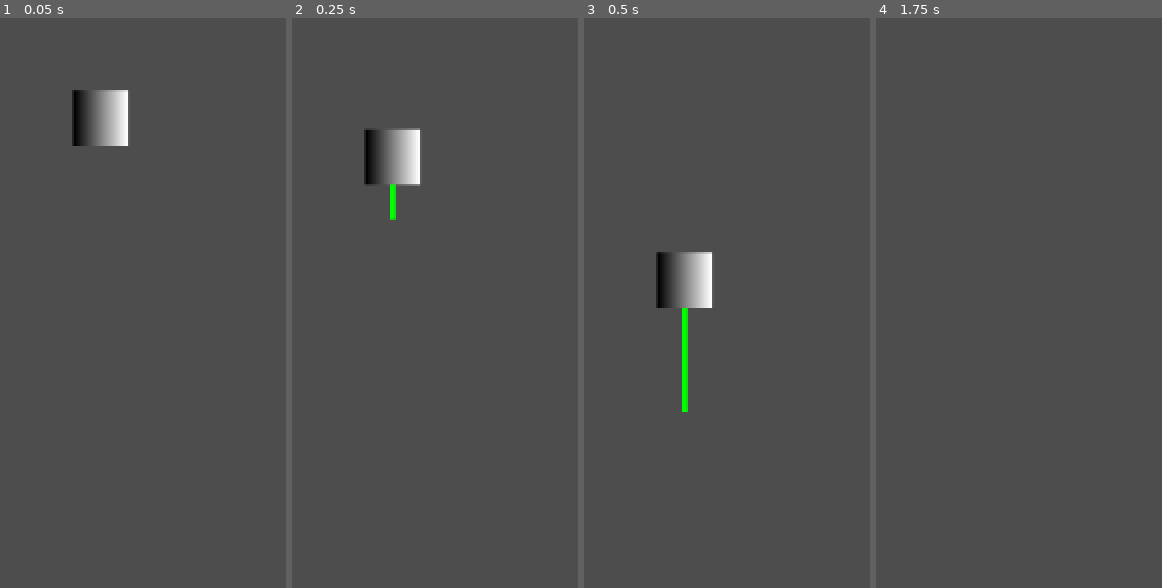
Above: before the commit, frames 1-4 (left to right).
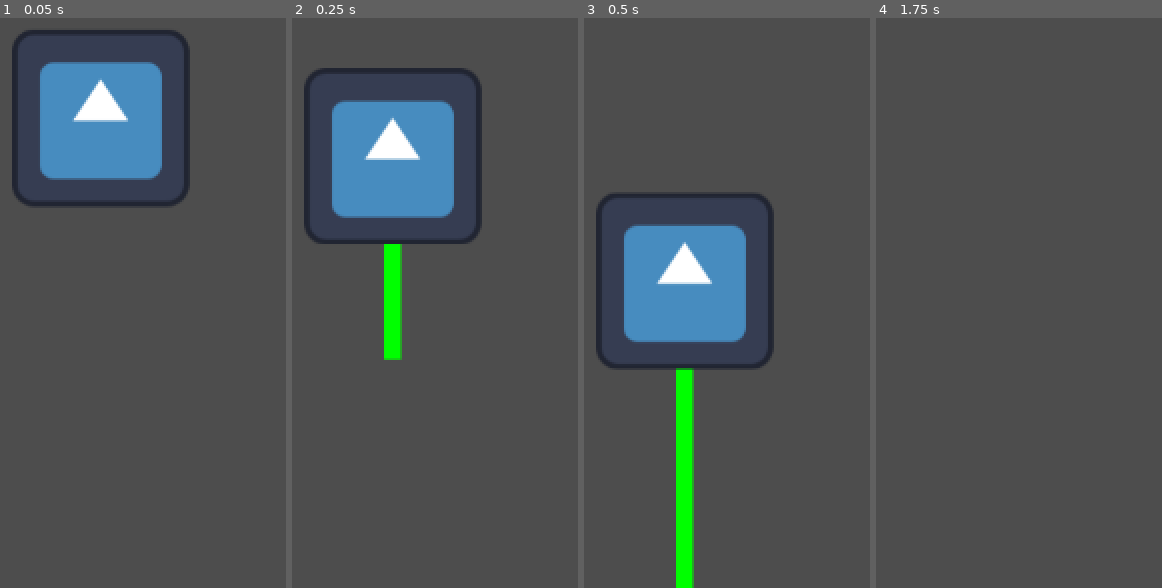
Above: after the commit, the same moments.

Repository: rutra8002/godot-the-jeff
Game: Godot game, scene res://scenes/world.tscn
Two runs of this game, one before a commit and one after it. Both use one fixed random seed, a clock stepped at 60 frames per second and the inputs below. Before the commit the project starts from res://world.tscn. The engine's default icon, where the game draws it, is replaced by a stand-in: a white triangle on a blue panel in a dark square.
Inputs:
- Up to frame 1 (0.05 s): no input
- Up to frame 2 (0.25 s): no input
- Up to frame 3 (0.5 s): no input
- Up to frame 4 (1.75 s): tap Enter (ui_accept) at 0.5, 0.77, 1.25, 1.52 s; hold Right (ui_right) from 0.53 s (still down)

The runs differ from the first frame. In frame 1, 11% of the frame differs, in the area x 4-67%, y 2-33%; in frame 2, 13%; in frame 3, 14%, in the area x 4-67%, y 30-100%; in frame 4, nothing differs.

Commit message:
smol refactor, made player bigger and not gradient, rather made it godot icon

Diff:
--- a/player.tscn
+++ b/gameobjects/player.tscn
@@ -1,21 +1,17 @@
 [gd_scene format=3 uid="uid://bwrln0m16aey5"]
 
-[ext_resource type="Script" uid="uid://xlon0w5yscgr" path="res://player.gd" id="1_4flbx"]
-
-[sub_resource type="Gradient" id="Gradient_4flbx"]
-
-[sub_resource type="GradientTexture2D" id="GradientTexture2D_onrkg"]
-gradient = SubResource("Gradient_4flbx")
-width = 20
-height = 20
+[ext_resource type="Script" uid="uid://xlon0w5yscgr" path="res://scripts/player.gd" id="1_4flbx"]
+[ext_resource type="Texture2D" uid="uid://bkp4xovxixr4j" path="res://icon.svg" id="2_p4fyo"]
 
 [sub_resource type="RectangleShape2D" id="RectangleShape2D_sh265"]
 
 [node name="Player" type="CharacterBody2D" unique_id=426722866]
+scale = Vector2(6.4, 6.4)
 script = ExtResource("1_4flbx")
 
 [node name="Sprite2D" type="Sprite2D" parent="." unique_id=1077644446]
-texture = SubResource("GradientTexture2D_onrkg")
+scale = Vector2(0.156, 0.156)
+texture = ExtResource("2_p4fyo")
 
 [node name="CollisionShape2D" type="CollisionShape2D" parent="." unique_id=1634974791]
 shape = SubResource("RectangleShape2D_sh265")
--- /dev/null
+++ b/scenes/world.tscn
@@ -0,0 +1,8 @@
+[gd_scene format=3 uid="uid://b2ghi742m25q0"]
+
+[ext_resource type="PackedScene" uid="uid://bwrln0m16aey5" path="res://gameobjects/player.tscn" id="1_nnsk1"]
+
+[node name="World" type="Node2D" unique_id=224962715]
+
+[node name="Player" parent="." unique_id=426722866 instance=ExtResource("1_nnsk1")]
+position = Vector2(384, 308)
--- a/player.gd
+++ b/scripts/player.gd
@@ -25,10 +25,7 @@
 	move_and_slide()
 
 func _draw():
-	# Draw a circle at the player's center for debug
-	draw_circle(Vector2.ZERO, 10.0, Color.RED)
-
-	# Example: Draw a line representing your velocity vector
+	# Draw a line representing your velocity vector
 	draw_line(Vector2.ZERO, velocity * 0.1, Color.GREEN, 2.0)
 
 func _process(delta):
--- a/world.tscn
+++ /dev/null
@@ -1,9 +0,0 @@
-[gd_scene format=3 uid="uid://b2ghi742m25q0"]
-
-[ext_resource type="PackedScene" uid="uid://bwrln0m16aey5" path="res://player.tscn" id="1_f3sb7"]
-
-[node name="World" type="Node2D" unique_id=224962715]
-
-[node name="Player" parent="." unique_id=426722866 instance=ExtResource("1_f3sb7")]
-position = Vector2(384, 308)
-scale = Vector2(2, 2)
Renamed: player.gd.uid -> scripts/player.gd.uid
Not shown, changed: README.md
